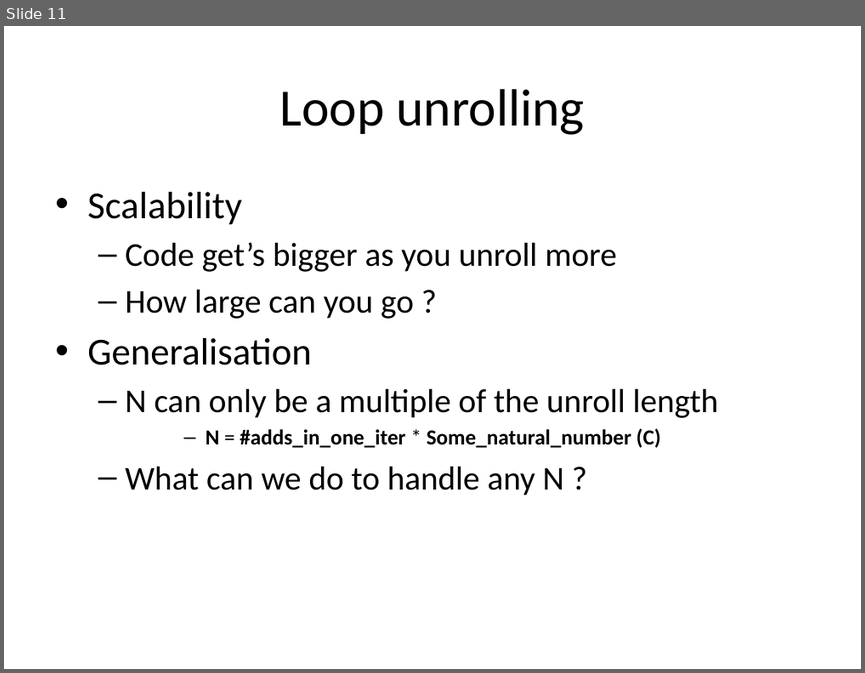
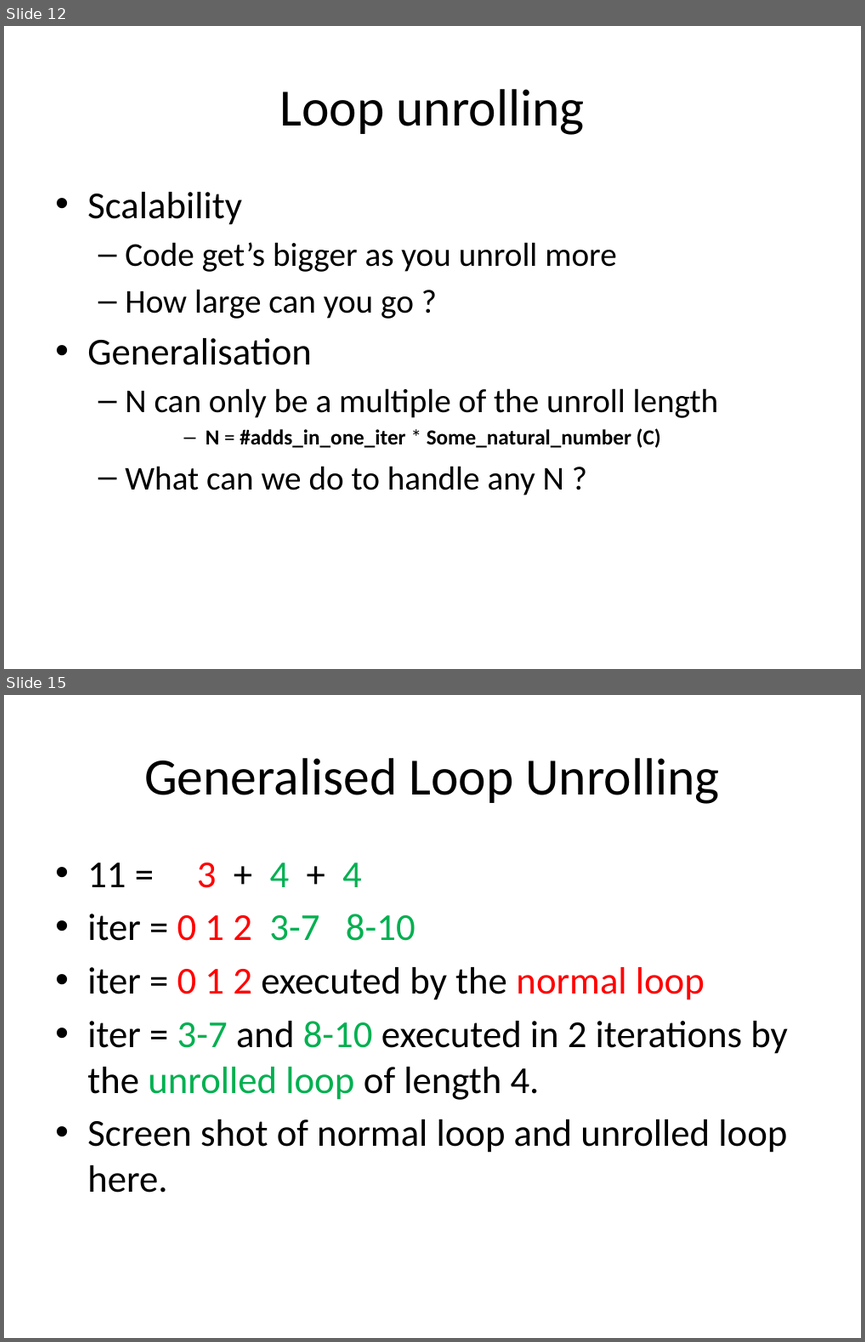
Before and after one commit to singam-sanjay/ACM-BPHC_IntroToParProg, a slide deck: Presentations/Summation.pptx. Shown one above the other, each under a label of ours: slide 11 before the commit, slides 12 and 15 after it; the slides between them are not shown. The pictures are 865x673 and 865x1342 pixels, drawn with LibreOffice and Linux fonts; fonts in the diff are those of the drawing. Boxes give left, top, right and bottom in pixels: in the first picture for what was removed or moved away, otherwise in the second. Text is boxed around its words. In the diff, an @@ line names an element or a change of style, - is before the commit and + after.

```diff
--- a/Presentations/Summation.pptx
+++ b/Presentations/Summation.pptx
@@ slide 15 added at (4, 695, 861, 1338), background #FFFFFF @@
@@ title added at (144, 758, 719, 804), 44 pt, text #000000 @@
+Generalised Loop Unrolling
@@ text added at (87, 862, 788, 1192), 32 pt, text #000000 @@
+• 11 = 3 + 4 + 4
+• iter = 0 1 2 3-7 8-10
+• iter = 0 1 2 executed by the normal loop
+• iter = 3-7 and 8-10 executed in 2 iterations by the unrolled loop of length 4.
+• Screen shot of normal loop and unrolled loop here.
@@ what was slide 11 is now slide 12 @@
```
Also in this commit, not shown: 1 slide changed, 5 other slides added, 2 other files.
